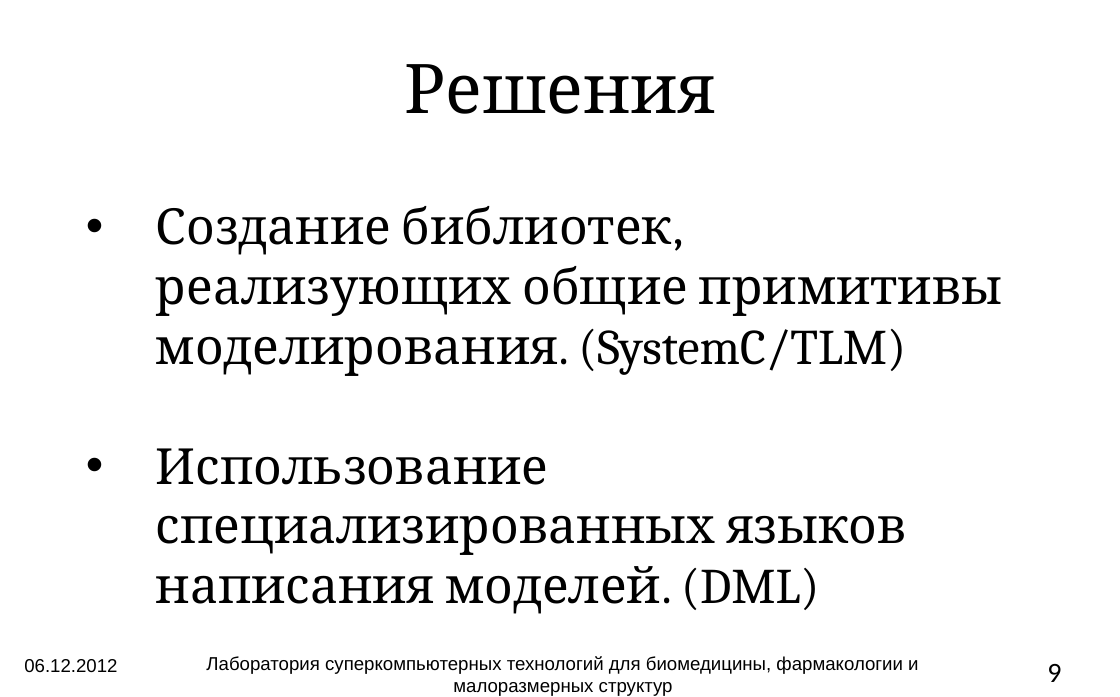
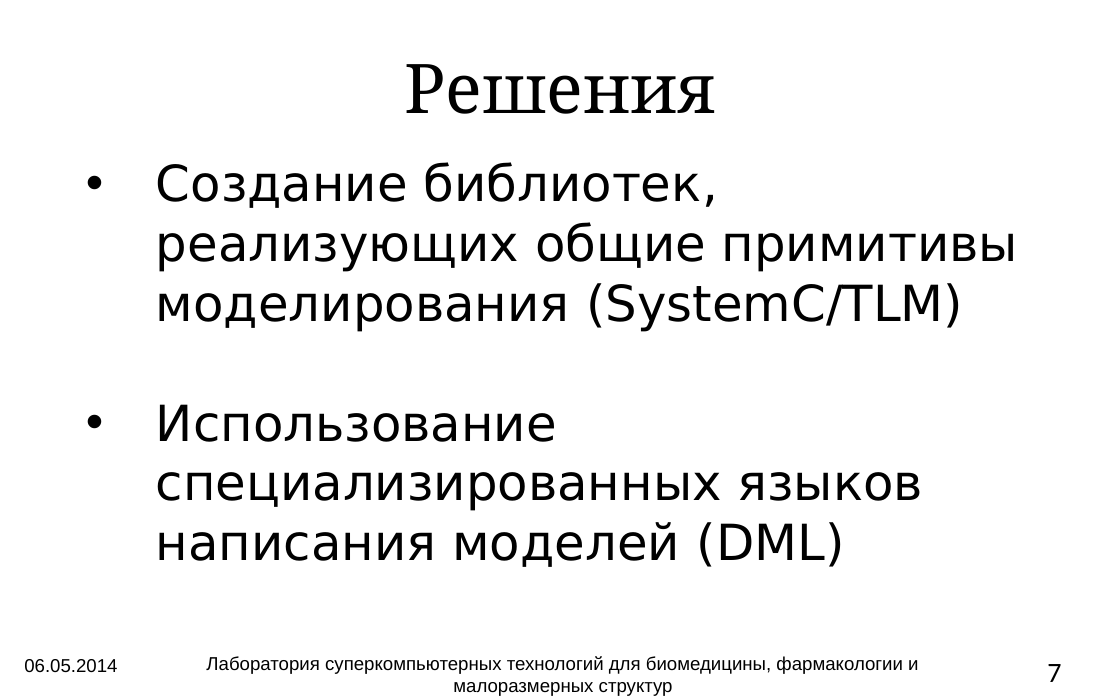
Before and after one commit to atakua/simlectures-archive, a slide deck: slide 7 of lecture12-languages/lecture12-languages.pptx (slide 9 before the commit). Drawn at 1120x697 pixels with LibreOffice and Linux fonts; fonts in the diff are those of the drawing; background and template pictures are left out. Boxes give left, top, right and bottom in pixels: in the first picture for what was removed or moved away, otherwise in the second. Text is boxed around its words. In the diff, an @@ line names an element or a change of style, - is before the commit and + after.

```diff
--- a/lecture12-languages/lecture12-languages.pptx
+++ b/lecture12-languages/lecture12-languages.pptx
@@ text at (156, 162, 1018, 567): text changed; font Cambria to DejaVu Sans @@
-• Создание библиотек, реализующих общие примитивы моделирования. (SystemC/TLM)
-• Использование специализированных языков написания моделей. (DML)
+• Создание библиотек, реализующих общие примитивы моделирования (SystemC/TLM)
+• Использование специализированных языков написания моделей (DML)
@@ text at (24, 659, 117, 673): text changed @@
-06.12.2012
+06.05.2014
@@ page number at (1047, 664, 1061, 682): text changed @@
-9
+7
```
Also in this commit, not shown: 18 other slides changed, 1 slide removed, 1 other file.
